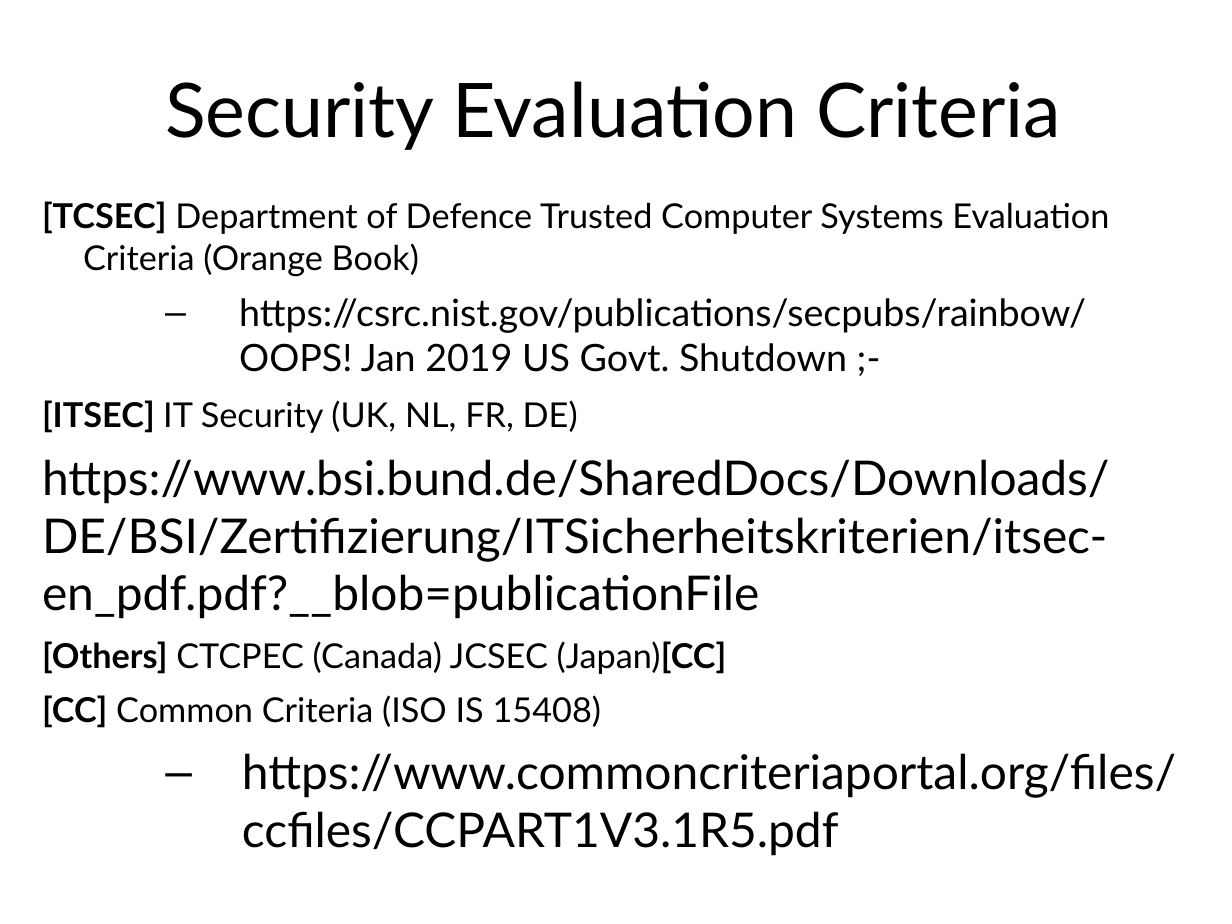
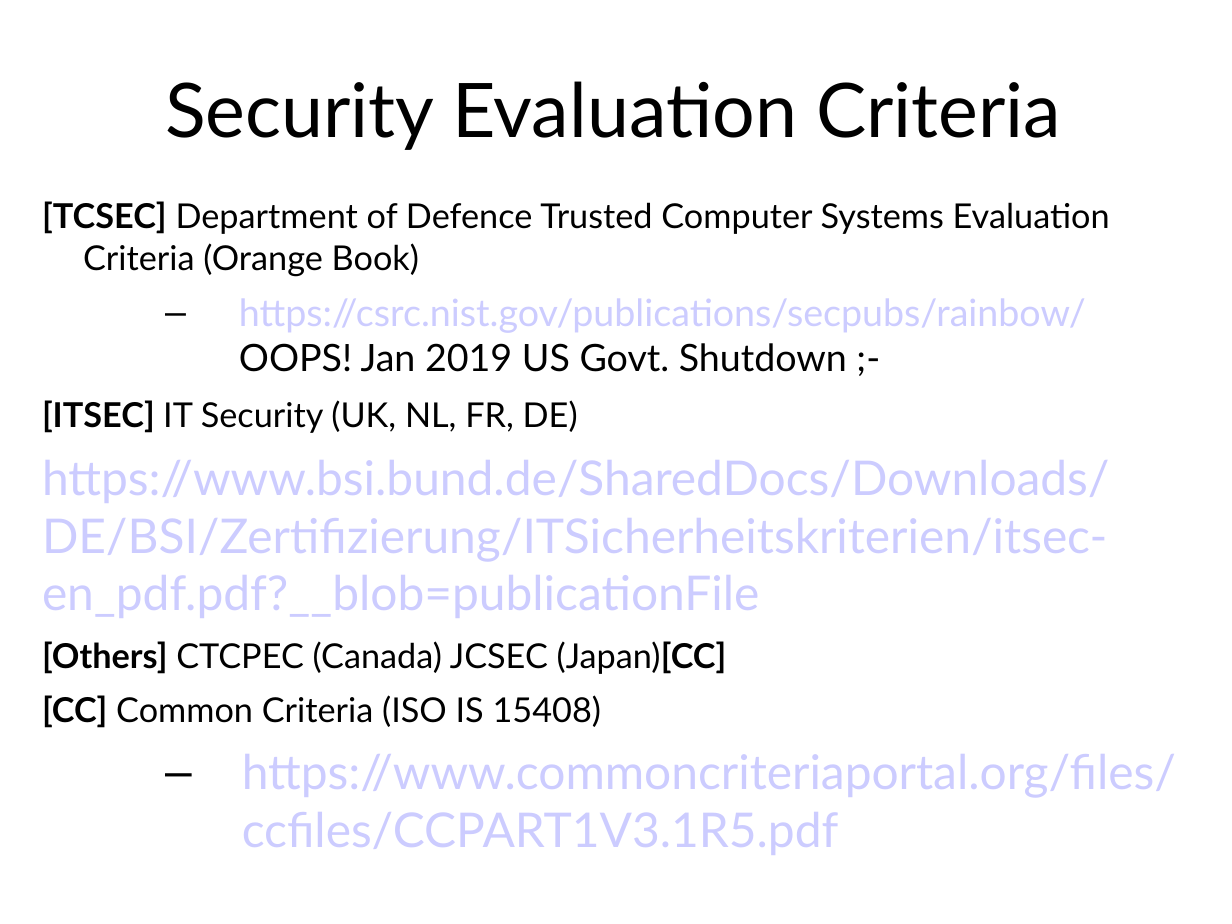
Before and after one commit to sftcd/cs7053, a slide deck: slide 25 of 2016lectures/02-concepts.ppt. Drawn at 1232x924 pixels with LibreOffice and Linux fonts; fonts in the diff are those of the drawing. Boxes give left, top, right and bottom in pixels: in the first picture for what was removed or moved away, otherwise in the second. Text is boxed around its words. In the diff, an @@ line names an element or a change of style, - is before the commit and + after.

```diff
--- a/2016lectures/02-concepts.ppt
+++ b/2016lectures/02-concepts.ppt
@@ text "[TCSEC] Department of Defence Trusted ..." at bbox=[42, 201, 1176, 855]: text colour #000000 to #CCCCFF in "https://csrc.nist.gov/publications/secpubs/rainbow/", "https://www.bsi.bund.de/SharedDocs/Downloads/DE/BSI/Zertifiz ...", "https://www.commoncriteriaportal.org/files/ccfiles/CCPART1V3 ..." @@
```
Also in this commit, not shown: 15 other slides changed, 2 slides added, 1 slide removed, 2 other files.
